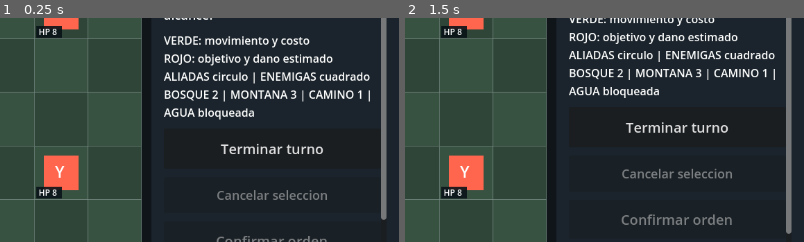
Above: before the commit, frames 1-2 (left to right).
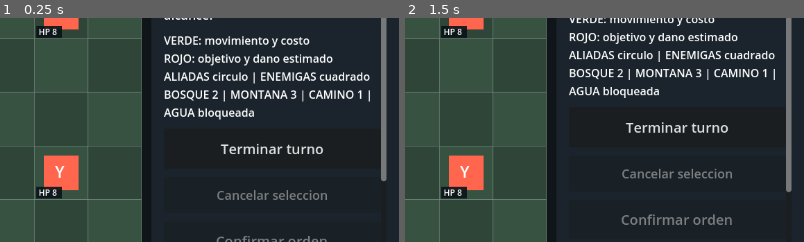
Above: after the commit, the same moments.

Repository: edwinrodri12/Tarvoka
Game: Godot game, scene res://scenes/Main.tscn
The game is run twice, just before and just after one commit, with the same random seed, the same clock (stepped at 60 frames per second) and the same inputs.
Inputs:
- Up to frame 1 (0.25 s): no input
- Up to frame 2 (1.5 s): click "Cargar partida" at 0.5 s; click "Guardar partida" at 1.25 s
The pictures show only the part of the screen within x 50-100%, y 33-83%; the shares and areas given below are measured in that part.

The runs differ from the first frame. In frame 1, 0.3% of the frame differs, in the area x 95-97%, y 72-91%; in frame 2, 0.3%, in the area x 95-97%, y 76-97%.

Commit message:
feat(balance): offer symmetric initial armies alongside training battles
Practice keeps existing player advantage; explicit symmetric setup aligns initial HP/attack between armies without save format changes, requires New Game confirmation, and is inferred on load. Extended CI self-play to 12 matches across 3 maps, both initiative orders and 2 setups. Diagnostics: training wins [6,0], symmetric [3,3]. Godot CI 42899630931 SUCCESS, Android CI 42899630956 SUCCESS, field tests pending.

Diff:
--- a/scripts/ui/Main.gd
+++ b/scripts/ui/Main.gd
@@ -13,6 +13,7 @@
 var confirm_button: Button
 var new_game_dialog: ConfirmationDialog
 var scenario_picker: OptionButton
+var balance_picker: OptionButton
 var _unit_summary_cache_key := -1
 var unit_summary_refresh_count := 0 # Diagnostics for headless regression tests.
 
@@ -189,6 +190,18 @@
     scenario_picker.select(board.current_scenario_id)
     panel.add_child(scenario_picker)
 
+    var balance_heading := Label.new()
+    balance_heading.text = "FUERZA INICIAL DEL ENEMIGO"
+    balance_heading.add_theme_font_size_override("font_size", 16)
+    panel.add_child(balance_heading)
+    balance_picker = OptionButton.new()
+    balance_picker.custom_minimum_size.y = 54
+    balance_picker.add_theme_font_size_override("font_size", 16)
+    balance_picker.add_item("Entrenamiento (8 HP, 4 ATQ)", 0)
+    balance_picker.add_item("Simetrico (10 HP, 5 ATQ)", 1)
+    balance_picker.select(1 if board.symmetric_setup else 0)
+    panel.add_child(balance_picker)
+
     var restart_button := Button.new()
     restart_button.text = "Nueva partida"
     restart_button.custom_minimum_size.y = 52
@@ -289,15 +302,17 @@
 func _load_game() -> void:
     if board.load_game():
         scenario_picker.select(board.current_scenario_id)
+        balance_picker.select(1 if board.symmetric_setup else 0)
 
 func _new_game() -> void:
-    new_game_dialog.dialog_text = "Iniciar %s? Esto reemplazara el autoguardado. La partida guardada manualmente se conserva." % Scenarios.label(scenario_picker.get_selected_id())
+    var mode_name := "Simetrico" if balance_picker.get_selected_id() == 1 else "Entrenamiento"
+    new_game_dialog.dialog_text = "Iniciar %s en modo %s? Esto reemplazara el autoguardado. La partida manual se conserva." % [Scenarios.label(scenario_picker.get_selected_id()), mode_name]
     # Avoid opening a native modal in the headless test runner.
     if DisplayServer.get_name() != "headless":
         new_game_dialog.popup_centered()
 
 func _confirm_new_game() -> void:
-    board.new_game(scenario_picker.get_selected_id())
+    board.new_game(scenario_picker.get_selected_id(), balance_picker.get_selected_id() == 1)
 
 func _cancel_selection() -> void:
     board.cancel_selection()
--- a/scripts/ui/TouchBoard.gd
+++ b/scripts/ui/TouchBoard.gd
@@ -10,6 +10,7 @@
 const HEIGHT := 8
 var state: Dictionary = {}
 var current_scenario_id := 0
+var symmetric_setup := false
 var ai_enabled := true # Faction 1 is computer-controlled; disable for local two-player tests.
 var autosave_enabled := false # Enabled by Main after board initializes; tests opt in explicitly.
 var autosave_path := "user://tarvoka_autosave_v1.json"
@@ -29,14 +30,17 @@
     mouse_filter = Control.MOUSE_FILTER_STOP
     new_game()
 
-func new_game(scenario_id: int = 0) -> void:
+func new_game(scenario_id: int = 0, symmetric: bool = false) -> void:
+    symmetric_setup = symmetric
+    var enemy_hp: int = 10 if symmetric else 8
+    var enemy_attack: int = 5 if symmetric else 4
     current_scenario_id = scenario_id if scenario_id >= 0 and scenario_id < Scenarios.LABELS.size() else 0
     var terrain: Array = Scenarios.terrain(current_scenario_id)
     state = Session.start([
         {"id":"A","faction":0,"hp":10,"pos":Vector2i(1,2),"move_points":3,"attack":5,"defense":0,"cover":0,"acted":false},
         {"id":"B","faction":0,"hp":10,"pos":Vector2i(1,5),"move_points":3,"attack":5,"defense":0,"cover":0,"acted":false},
-        {"id":"X","faction":1,"hp":8,"pos":Vector2i(8,2),"move_points":3,"attack":4,"defense":0,"cover":0,"acted":false},
-        {"id":"Y","faction":1,"hp":8,"pos":Vector2i(8,5),"move_points":3,"attack":4,"defense":0,"cover":0,"acted":false}
+        {"id":"X","faction":1,"hp":enemy_hp,"pos":Vector2i(8,2),"move_points":3,"attack":enemy_attack,"defense":0,"cover":0,"acted":false},
+        {"id":"Y","faction":1,"hp":enemy_hp,"pos":Vector2i(8,5),"move_points":3,"attack":enemy_attack,"defense":0,"cover":0,"acted":false}
     ], terrain)
     selected_id = ""
     pending_order.clear()
@@ -343,6 +347,7 @@
         return false
     state = restored
     current_scenario_id = Scenarios.identify(state["terrain"])
+    symmetric_setup = _infer_symmetric_setup()
     selected_id = ""
     pending_order.clear()
     last_enemy_turn_report = ""
@@ -359,12 +364,22 @@
 
 # Autosave is a separate file; manual "Guardar partida" always remains untouched.
 # The main scene chooses when to restore so unit tests can create fresh boards.
+func _infer_symmetric_setup() -> bool:
+    # Existing v1 saved games contain per-unit attack values but no setup flag.
+    # Those values do not decrease when units lose HP, so the mode is recoverable.
+    for unit in state.get("units", []):
+        if int(unit.get("faction", -1)) == 1:
+            return int(unit.get("attack", 0)) == 5
+    return false
+
 func resume_autosave() -> bool:
     var report: Dictionary = SaveStore.load_report(autosave_path)
     var restored: Dictionary = report["state"]
     if restored.is_empty():
         return false
     state = restored
+    current_scenario_id = Scenarios.identify(state["terrain"])
+    symmetric_setup = _infer_symmetric_setup()
     selected_id = ""
     pending_order.clear()
     last_enemy_turn_report = ""
--- a/tests/test_ai_self_play.gd
+++ b/tests/test_ai_self_play.gd
@@ -8,64 +8,76 @@
 
 func _initialize() -> void:
     var matches := 0
-    for scenario_id in range(Scenarios.LABELS.size()):
-        for first_faction in [0, 1]:
-            var state: Dictionary = Session.start(_starting_units(), Scenarios.terrain(scenario_id), first_faction)
-            var turns := 0
-            var total_actions := 0
-            var idle_phases := 0
-            for phase in range(100):
-                if int(state["winner"]) != -1:
-                    break
-                var moves_this_turn := 0
-                for i in range(state["units"].size() + 1):
-                    var snapshot: Dictionary = state.duplicate(true)
-                    var action: Dictionary = AI.step(state)
-                    assert(state == snapshot) # AI cannot mutate input.
-                    if not action.get("valid", false):
-                        break
-                    state = action["state"]
-                    moves_this_turn += 1
-                    total_actions += 1
-                    _assert_legal_board(state)
-                    assert(moves_this_turn <= state["units"].size())
-                    if int(state["winner"]) != -1:
-                        break
-                if moves_this_turn == 0:
-                    idle_phases += 1
+    var training_wins := [0, 0]
+    var symmetric_wins := [0, 0]
+    for symmetric in [false, true]:
+        for scenario_id in range(Scenarios.LABELS.size()):
+            for first_faction in [0, 1]:
+                var result: Dictionary = _play(scenario_id, first_faction, symmetric)
+                var winner := int(result["winner"])
+                if symmetric:
+                    symmetric_wins[winner] += 1
                 else:
-                    idle_phases = 0
-                if int(state["winner"]) != -1:
-                    break
-                if idle_phases >= 4:
-                    break # Two complete rounds with no legal action.
-                var ended: Dictionary = Session.end_turn(state)
-                assert(ended.get("valid", false))
-                state = ended["state"]
-                turns += 1
-
-            # No scenario should trap the two armies behind impassable ground
-            # or create endless retreat/advance oscillation.
-            assert(int(state["winner"]) in [0, 1])
-            assert(total_actions > 0)
-            assert(total_actions < 300)
-            _assert_legal_board(state)
-            assert(int(state["winner"]) == Turns.winner(state["units"]))
-            assert(not AI.step(state)["valid"])
-            matches += 1
-            print("SELF PLAY map %d first %d winner %d phases %d actions %d" % [
-                scenario_id, first_faction, int(state["winner"]), turns, total_actions
-            ])
-    assert(matches == 6)
-    print("PASS AI self-play: six complete symmetric-map battles, no illegal terrain or deadlock")
+                    training_wins[winner] += 1
+                matches += 1
+                print("SELF PLAY balanced %s map %d first %d winner %d phases %d actions %d" % [
+                    str(symmetric), scenario_id, first_faction, winner,
+                    int(result["phases"]), int(result["actions"])
+                ])
+    assert(matches == 12)
+    print("P1 BALANCE DIAGNOSTIC training %s symmetric %s" % [str(training_wins), str(symmetric_wins)])
+    print("PASS AI self-play: 12 complete battles with no illegal movement or deadlock")
     quit(0)
 
-static func _starting_units() -> Array:
+static func _play(scenario_id: int, first_faction: int, symmetric: bool) -> Dictionary:
+    var state: Dictionary = Session.start(_starting_units(symmetric), Scenarios.terrain(scenario_id), first_faction)
+    var turns := 0
+    var total_actions := 0
+    var idle_phases := 0
+    for phase in range(100):
+        if int(state["winner"]) != -1:
+            break
+        var actions_in_phase := 0
+        for i in range(state["units"].size() + 1):
+            var snapshot: Dictionary = state.duplicate(true)
+            var action: Dictionary = AI.step(state)
+            assert(state == snapshot)
+            if not action.get("valid", false):
+                break
+            state = action["state"]
+            actions_in_phase += 1
+            total_actions += 1
+            _assert_legal_board(state)
+            assert(actions_in_phase <= state["units"].size())
+            if int(state["winner"]) != -1:
+                break
+        if actions_in_phase == 0:
+            idle_phases += 1
+        else:
+            idle_phases = 0
+        if int(state["winner"]) != -1:
+            break
+        if idle_phases >= 4:
+            break
+        var ended: Dictionary = Session.end_turn(state)
+        assert(ended.get("valid", false))
+        state = ended["state"]
+        turns += 1
+    assert(int(state["winner"]) in [0, 1])
+    assert(total_actions > 0 and total_actions < 300)
+    _assert_legal_board(state)
+    assert(int(state["winner"]) == Turns.winner(state["units"]))
+    assert(not AI.step(state)["valid"])
+    return {"winner": int(state["winner"]), "phases": turns, "actions": total_actions}
+
+static func _starting_units(symmetric: bool = false) -> Array:
+    var enemy_hp := 10 if symmetric else 8
+    var enemy_attack := 5 if symmetric else 4
     return [
         {"id":"A","faction":0,"hp":10,"pos":Vector2i(1,2),"move_points":3,"attack":5,"defense":0,"cover":0,"acted":false},
         {"id":"B","faction":0,"hp":10,"pos":Vector2i(1,5),"move_points":3,"attack":5,"defense":0,"cover":0,"acted":false},
-        {"id":"X","faction":1,"hp":8,"pos":Vector2i(8,2),"move_points":3,"attack":4,"defense":0,"cover":0,"acted":false},
-        {"id":"Y","faction":1,"hp":8,"pos":Vector2i(8,5),"move_points":3,"attack":4,"defense":0,"cover":0,"acted":false}
+        {"id":"X","faction":1,"hp":enemy_hp,"pos":Vector2i(8,2),"move_points":3,"attack":enemy_attack,"defense":0,"cover":0,"acted":false},
+        {"id":"Y","faction":1,"hp":enemy_hp,"pos":Vector2i(8,5),"move_points":3,"attack":enemy_attack,"defense":0,"cover":0,"acted":false}
     ]
 
 static func _assert_legal_board(state: Dictionary) -> void:
--- /dev/null
+++ b/tests/test_balance_setup.gd
@@ -0,0 +1,68 @@
+extends SceneTree
+
+const Board = preload("res://scripts/ui/TouchBoard.gd")
+const Store = preload("res://scripts/core/SaveStore.gd")
+
+func _initialize() -> void:
+    call_deferred("_run")
+
+func _run() -> void:
+    var scene: PackedScene = load("res://scenes/Main.tscn")
+    var screen: Control = scene.instantiate()
+    root.add_child(screen)
+    var board = screen.get("board")
+    var balance: OptionButton = screen.get("balance_picker")
+    var scenario: OptionButton = screen.get("scenario_picker")
+    var dialog: ConfirmationDialog = screen.get("new_game_dialog")
+    assert(balance != null and scenario != null and dialog != null)
+
+    # Default tutorial intentionally keeps the easier enemy (transparent stats).
+    assert(not board.symmetric_setup)
+    assert(balance.get_selected_id() == 0)
+    assert(board.state["units"][2]["hp"] == 8)
+    assert(board.state["units"][2]["attack"] == 4)
+
+    scenario.select(2)
+    balance.select(1)
+    var old_state: Dictionary = board.state.duplicate(true)
+    screen._new_game()
+    assert(board.state == old_state) # Must explicitly confirm before reset.
+    assert(dialog.dialog_text.contains("Simetrico"))
+    dialog.confirmed.emit()
+    assert(board.symmetric_setup)
+    assert(board.current_scenario_id == 2)
+    assert(board.state["units"][2]["hp"] == 10)
+    assert(board.state["units"][3]["hp"] == 10)
+    assert(board.state["units"][2]["attack"] == 5)
+    assert(board.state["units"][3]["attack"] == 5)
+    assert(board.state["units"][0]["attack"] == 5)
+
+    # v1 saves preserve unit stats without a schema migration. Even after
+    # losing HP, attack stays fixed and identifies this prototype setup.
+    var path := "user://tarvoka_balanced_setup_ci.json"
+    assert(board.save_game(path))
+    board.new_game(0, false)
+    assert(not board.symmetric_setup)
+    assert(board.load_game(path))
+    assert(board.symmetric_setup)
+    assert(board.current_scenario_id == 2)
+    board.state["units"][2]["hp"] = 4
+    assert(board.save_game(path))
+    board.new_game(0, false)
+    assert(board.load_game(path))
+    assert(board.symmetric_setup) # No dependence on enemy's remaining HP.
+    assert(board.state["units"][2]["hp"] == 4)
+
+    # Returning to practice preserves original unchanged starting conditions.
+    screen.balance_picker.select(0)
+    screen.scenario_picker.select(0)
+    screen._confirm_new_game()
+    assert(not board.symmetric_setup)
+    assert(board.state["units"][2]["hp"] == 8)
+    assert(board.state["units"][2]["attack"] == 4)
+    for p in [path, board.autosave_path]:
+        for suffix in ["", ".bak", ".tmp"]:
+            DirAccess.remove_absolute(ProjectSettings.globalize_path(p + suffix))
+    screen.queue_free()
+    print("PASS balance mode: explicit symmetric setup, practice unchanged and save restore")
+    quit(0)
